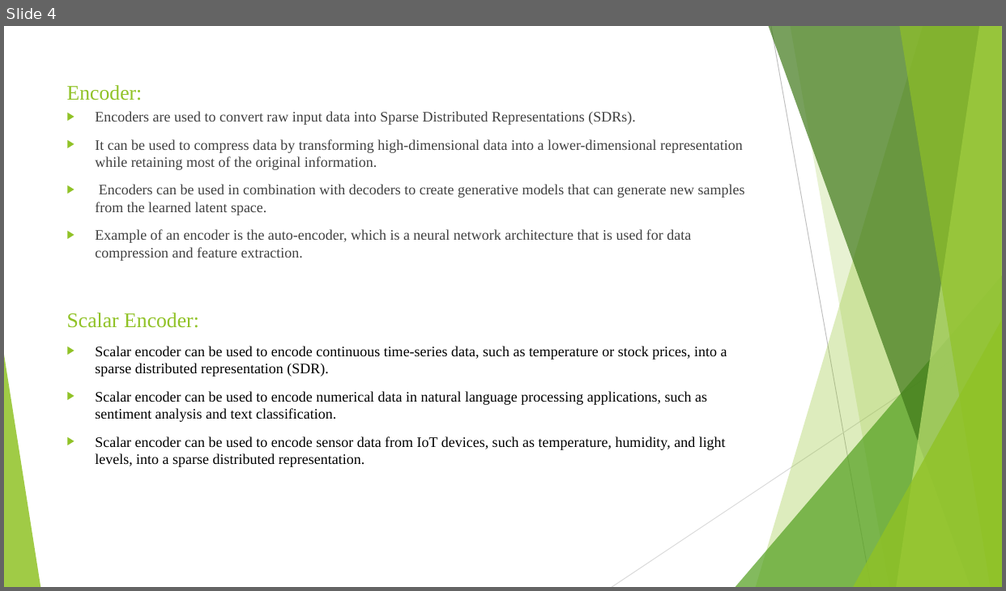
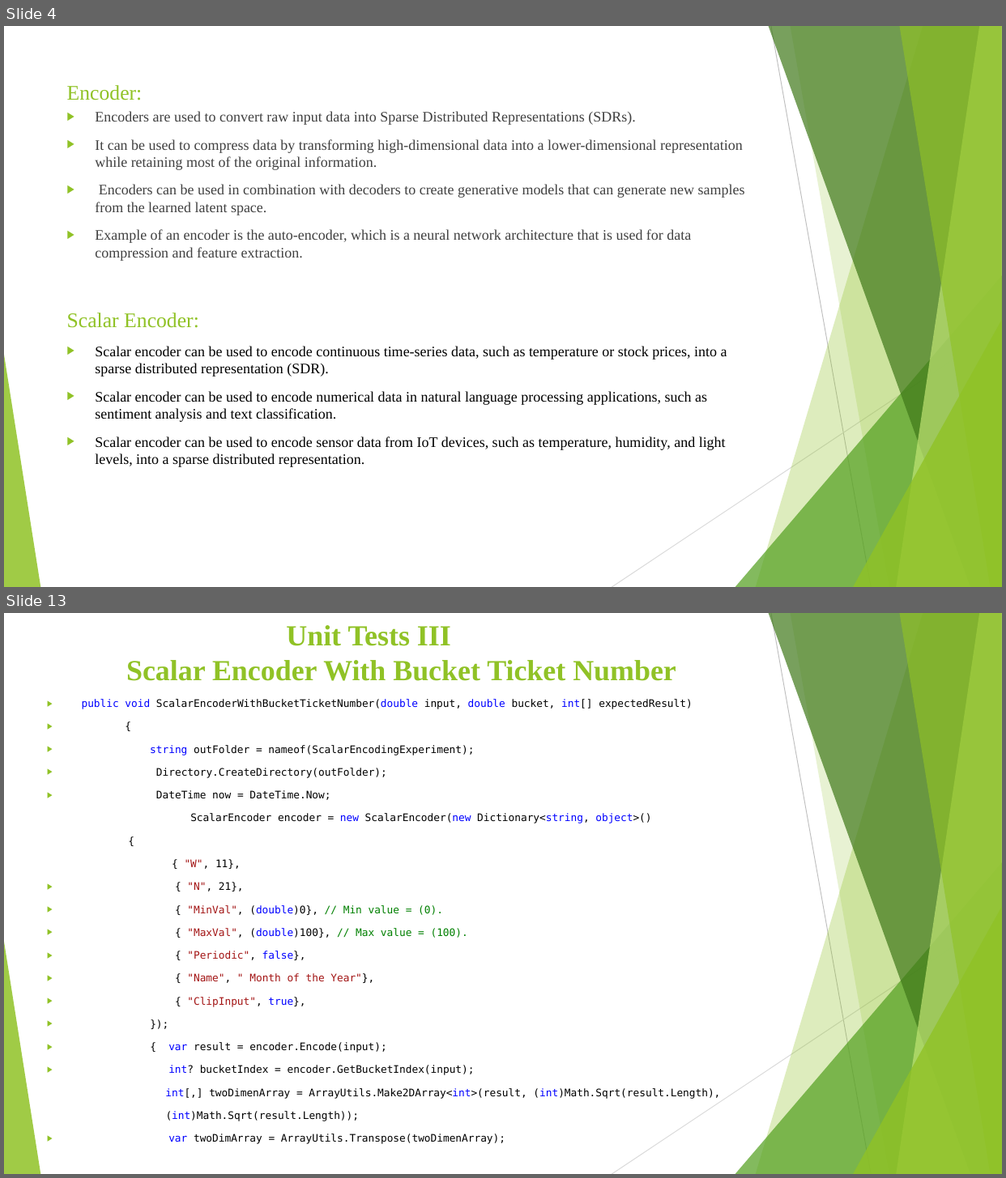
Before and after one commit to AqibJaved123/neocortexapi_Team_ScalarEncoder, a slide deck: source/Team_ScalarEcoder_Documentation/Scalar Encoder with Buckets (1).pptx. Shown one above the other, each under a label of ours: slide 4 before the commit, slides 4 and 13 after it; the slides between them are not shown. The pictures are 1006x591 and 1006x1178 pixels, drawn with LibreOffice and Linux fonts; fonts in the diff are those of the drawing. Boxes give left, top, right and bottom in pixels: in the first picture for what was removed or moved away, otherwise in the second. Text is boxed around its words. In the diff, an @@ line names an element or a change of style, - is before the commit and + after.

```diff
--- a/source/Team_ScalarEcoder_Documentation/Scalar Encoder with Buckets (1).pptx
+++ b/source/Team_ScalarEcoder_Documentation/Scalar Encoder with Buckets (1).pptx
@@ slide 13 added at (4,613,1002,1174), background #FFFFFF; not listed: 10 template elements that a slide beside it also shows @@
@@ title added at (126,625,676,681), 28 pt, text #90C226, bold @@
+Unit Tests III
+Scalar Encoder With Bucket Ticket Number
@@ text added at (82,699,720,1144), 10 pt, text #000000 @@
+▶ public void ScalarEncoderWithBucketTicketNumber(double input, double bucket, int[] expectedResult)
+▶ {
+▶ string outFolder = nameof(ScalarEncodingExperiment);
+▶ Directory.CreateDirectory(outFolder);
+▶ DateTime now = DateTime.Now;
+ScalarEncoder encoder = new ScalarEncoder(new Dictionary<string, object>()
+{
+{ "W", 11},
+▶ { "N", 21},
+▶ { "MinVal", (double)0}, // Min value = (0).
+▶ { "MaxVal", (double)100}, // Max value = (100).
+▶ { "Periodic", false},
+▶ { "Name", " Month of the Year"},
+▶ { "ClipInput", true},
+▶ });
+▶ { var result = encoder.Encode(input);
+▶ int? bucketIndex = encoder.GetBucketIndex(input);
+int[,] twoDimenArray = ArrayUtils.Make2DArray<int>(result, (int)Math.Sqrt(result.Length),
+(int)Math.Sqrt(result.Length));
+▶ var twoDimArray = ArrayUtils.Transpose(twoDimenArray);
```
Also in this commit, not shown: 3 slides changed, 16 other slides added, 4 slides removed, 1 other file.
